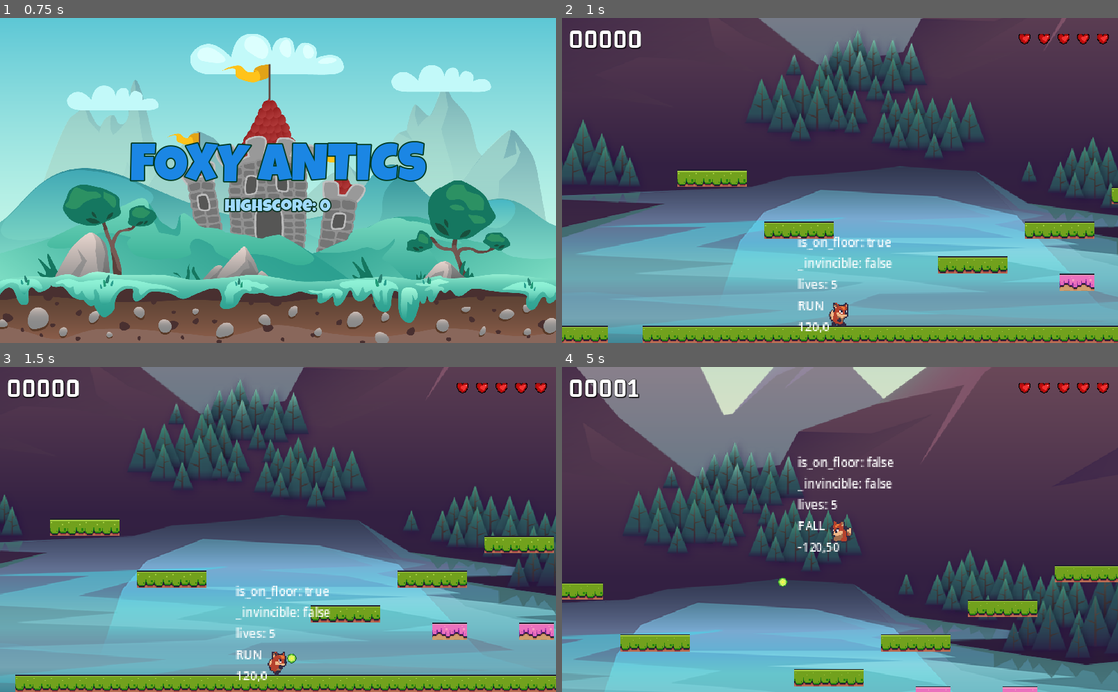
Above: before the commit, frames 1-4 (two rows, left to right).
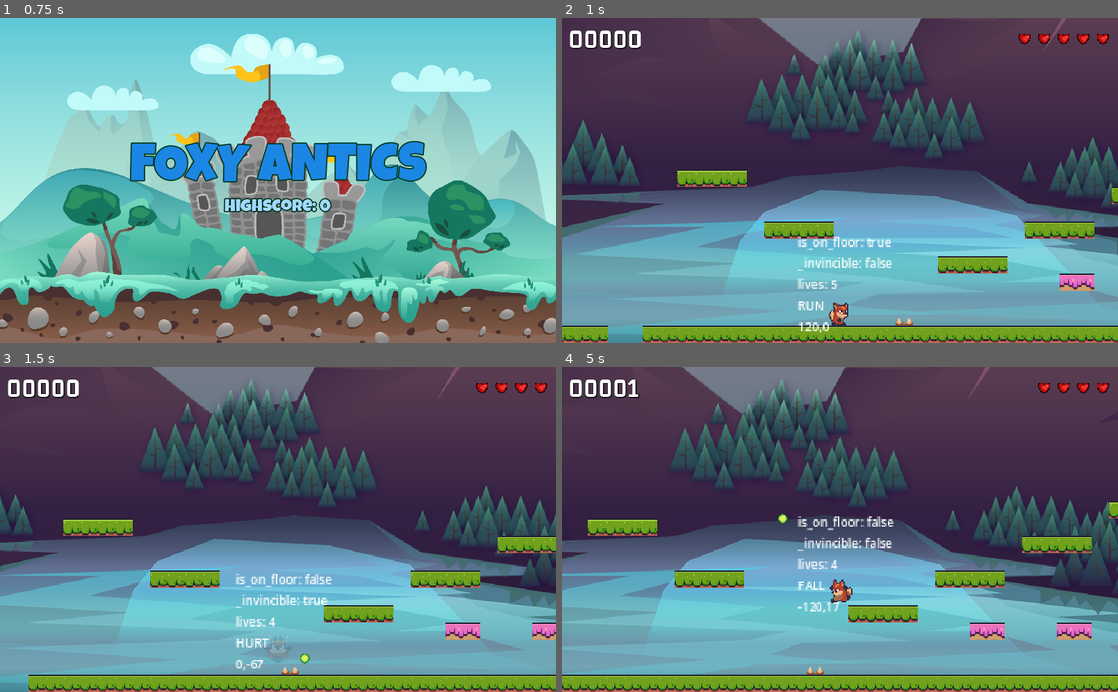
Above: after the commit, the same moments.

Repository: leobewater/godot-foxy-antics
Game: Godot game, scene res://main/main.tscn
Two runs of this game, one before a commit and one after it. Both use one fixed random seed, a clock stepped at 60 frames per second and the inputs below.
Inputs:
- Up to frame 1 (0.75 s): tap Enter at 0.5 s; hold Right (right) from 0.53 s (still down); tap Ctrl (shoot) at 0.6 s
- Up to frame 2 (1 s): keep holding Right (right); tap Space (jump) at 0.77 s
- Up to frame 3 (1.5 s): keep holding Right (right); tap Ctrl (shoot) at 1.35 s
- Up to frame 4 (5 s): tap Space (jump) at 1.52, 3.02, 3.77, 4.52 s; release Right (right) at 2.03 s; hold Left (left) 2.03-2.78 s; tap Ctrl (shoot) every 0.75 s from 2.1 to 4.35 s; hold Right (right) 2.78-4.28 s; hold Left (left) from 4.28 s (still down)

Frame 1 is identical in both runs. In frame 2, less than 0.1% of the frame differs, in the area x 60-64%, y 92-95%; in frame 3, 16%; in frame 4, 64%, in the area x 0-100%, y 0-100%.

Commit message:
re-hit the player when standing floor spike after invincible

Diff:
--- a/floor_spike/floor_spikes.tscn
+++ b/floor_spike/floor_spikes.tscn
@@ -5,7 +5,7 @@
 [sub_resource type="RectangleShape2D" id="RectangleShape2D_7jrxi"]
 size = Vector2(14, 7)
 
-[node name="FloorSpikes" type="Area2D"]
+[node name="FloorSpikes" type="Area2D" groups=["Dangers"]]
 z_index = -1
 collision_layer = 4
 collision_mask = 0
--- a/level_base/levels/level_1.tscn
+++ b/level_base/levels/level_1.tscn
@@ -1,9 +1,13 @@
-[gd_scene load_steps=3 format=3 uid="uid://dvy6043jaqci4"]
+[gd_scene load_steps=4 format=3 uid="uid://dvy6043jaqci4"]
 
 [ext_resource type="PackedScene" uid="uid://bdmrwmjesfx8o" path="res://level_base/level_base.tscn" id="1_00uv8"]
 [ext_resource type="PackedScene" uid="uid://dg38qoh7ar5f1" path="res://enemies/snail/snail.tscn" id="2_033e7"]
+[ext_resource type="PackedScene" uid="uid://bsf02sqffb5bn" path="res://floor_spike/floor_spikes.tscn" id="3_2o8dr"]
 
 [node name="Level_1" instance=ExtResource("1_00uv8")]
 
 [node name="Snail" parent="." index="10" instance=ExtResource("2_033e7")]
 position = Vector2(589, -26)
+
+[node name="FloorSpikes" parent="." index="11" instance=ExtResource("3_2o8dr")]
+position = Vector2(177, -15)
--- a/player/player.gd
+++ b/player/player.gd
@@ -12,6 +12,7 @@
 @onready var animation_player_invincible = $AnimationPlayerInvincible
 @onready var invincible_timer = $InvincibleTimer
 @onready var hurt_timer = $HurtTimer
+@onready var hit_box = $HitBox
 
 
 const GRAVITY: float = 1000.0
@@ -180,6 +181,16 @@
 	SoundManager.play_clip(sound_player, SoundManager.SOUND_DAMAGE)
 
 
+# after standing on the floor spike and taken the first hit, the 2nd hit doesn't automatically applied
+func retake_damage() -> void:
+	for area in hit_box.get_overlapping_areas():
+		# tag "Dangers" to floor spike
+		if area.is_in_group("Dangers") == true:
+			apply_hit()
+			break
+	return
+
+
 # when hit box collides with enemies or enemy bullets
 func _on_hit_box_area_entered(area):
 	print("Player HitBox hit by:", area)
@@ -189,6 +200,7 @@
 func _on_invincible_timer_timeout():
 	_invincible = false
 	animation_player_invincible.stop()
+	retake_damage()
 
 
 func _on_hurt_timer_timeout():
